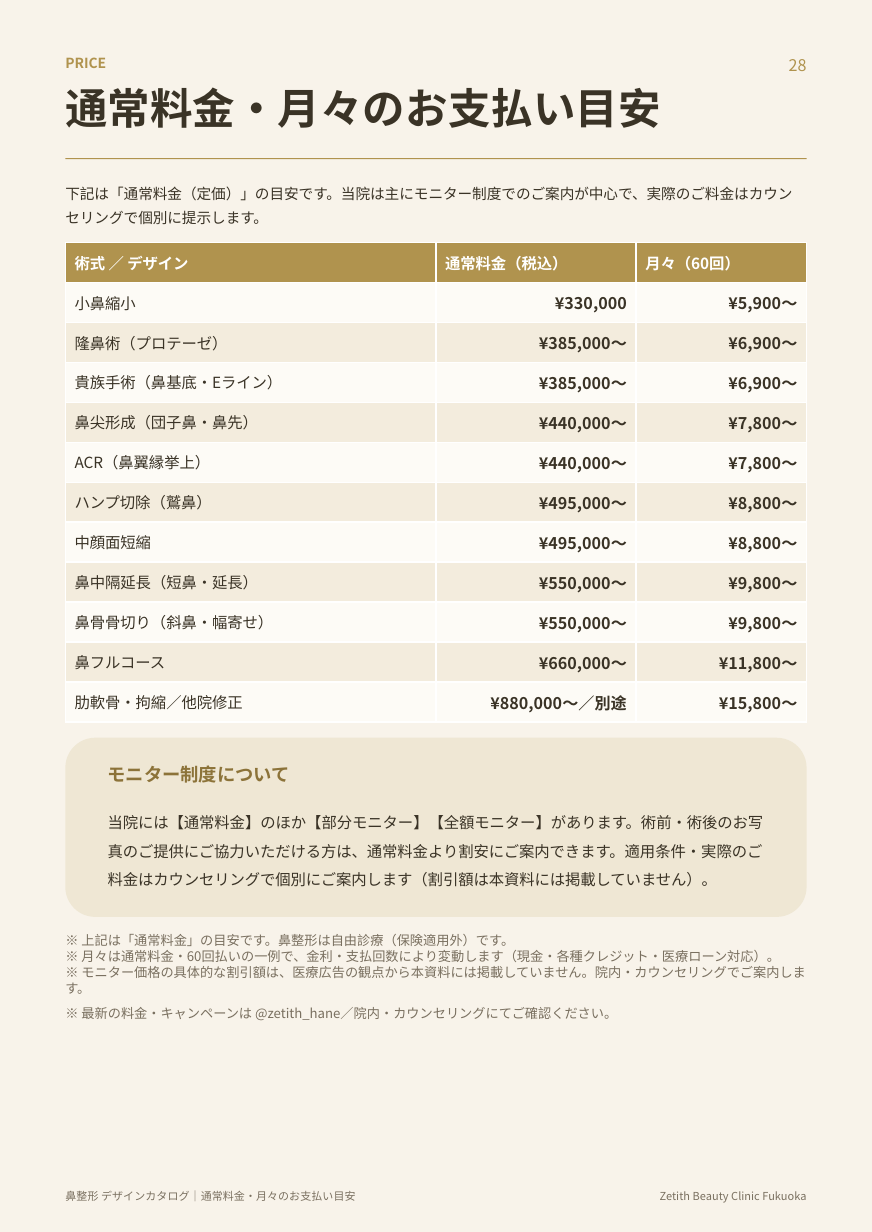
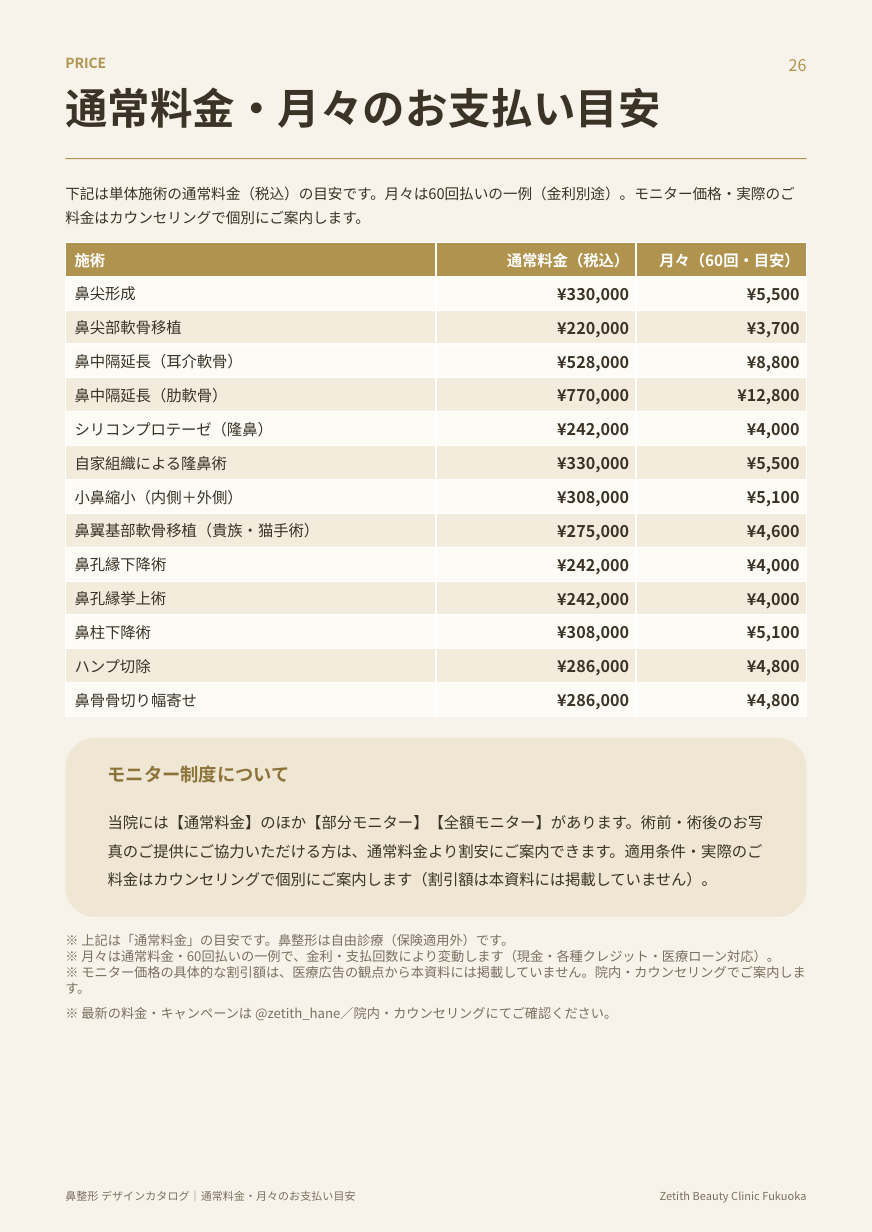
Before and after one commit to hidekkobonba/nosejob, a slide deck: slide 27 of 鼻整形_デザインカタログ.pptx (slide 29 before the commit). Drawn at 872x1232 pixels with LibreOffice and Linux fonts; fonts in the diff are those of the drawing. Boxes give left, top, right and bottom in pixels: in the first picture for what was removed or moved away, otherwise in the second. Text is boxed around its words. In the diff, an @@ line names an element or a change of style, - is before the commit and + after.

```diff
--- a/鼻整形_デザインカタログ.pptx
+++ b/鼻整形_デザインカタログ.pptx
@@ text at (65,186,794,224): text changed @@
-下記は「通常料金（定価）」の目安です。当院は主にモニター制度でのご案内が中心で、実際のご料金はカウンセリングで個別に提示します。
+下記は単体施術の通常料金（税込）の目安です。月々は60回払いの一例（金利別途）。モニター価格・実際のご料金はカウンセリングで個別にご案内します。
@@ table at (65,243,808,717) @@
-row 1: 術式 ／ デザイン | 通常料金（税込） | 月々（60回）
-row 2: 小鼻縮小 | ¥330,000 | ¥5,900〜
-row 3: 隆鼻術（プロテーゼ） | ¥385,000〜 | ¥6,900〜
-row 4: 貴族手術（鼻基底・Eライン） | ¥385,000〜 | ¥6,900〜
-row 5: 鼻尖形成（団子鼻・鼻先） | ¥440,000〜 | ¥7,800〜
-row 6: ACR（鼻翼縁挙上） | ¥440,000〜 | ¥7,800〜
-row 7: ハンプ切除（鷲鼻） | ¥495,000〜 | ¥8,800〜
-row 8: 中顔面短縮 | ¥495,000〜 | ¥8,800〜
-row 9: 鼻中隔延長（短鼻・延長） | ¥550,000〜 | ¥9,800〜
-row 10: 鼻骨骨切り（斜鼻・幅寄せ） | ¥550,000〜 | ¥9,800〜
-row 11: 鼻フルコース | ¥660,000〜 | ¥11,800〜
-row 12: 肋軟骨・拘縮／他院修正 | ¥880,000〜／別途 | ¥15,800〜
+row 1: 施術 | 通常料金（税込） | 月々（60回・目安）
+row 2: 鼻尖形成 | ¥330,000 | ¥5,500
+row 3: 鼻尖部軟骨移植 | ¥220,000 | ¥3,700
+row 4: 鼻中隔延長（耳介軟骨） | ¥528,000 | ¥8,800
+row 5: 鼻中隔延長（肋軟骨） | ¥770,000 | ¥12,800
+row 6: シリコンプロテーゼ（隆鼻） | ¥242,000 | ¥4,000
+row 7: 自家組織による隆鼻術 | ¥330,000 | ¥5,500
+row 8: 小鼻縮小（内側＋外側） | ¥308,000 | ¥5,100
+row 9: 鼻翼基部軟骨移植（貴族・猫手術） | ¥275,000 | ¥4,600
+row 10: 鼻孔縁下降術 | ¥242,000 | ¥4,000
+row 11: 鼻孔縁挙上術 | ¥242,000 | ¥4,000
+row 12: 鼻柱下降術 | ¥308,000 | ¥5,100
+row 13: ハンプ切除 | ¥286,000 | ¥4,800
+row 14: 鼻骨骨切り幅寄せ | ¥286,000 | ¥4,800
```
Also in this commit, not shown: 27 other slides changed, 2 slides removed.
